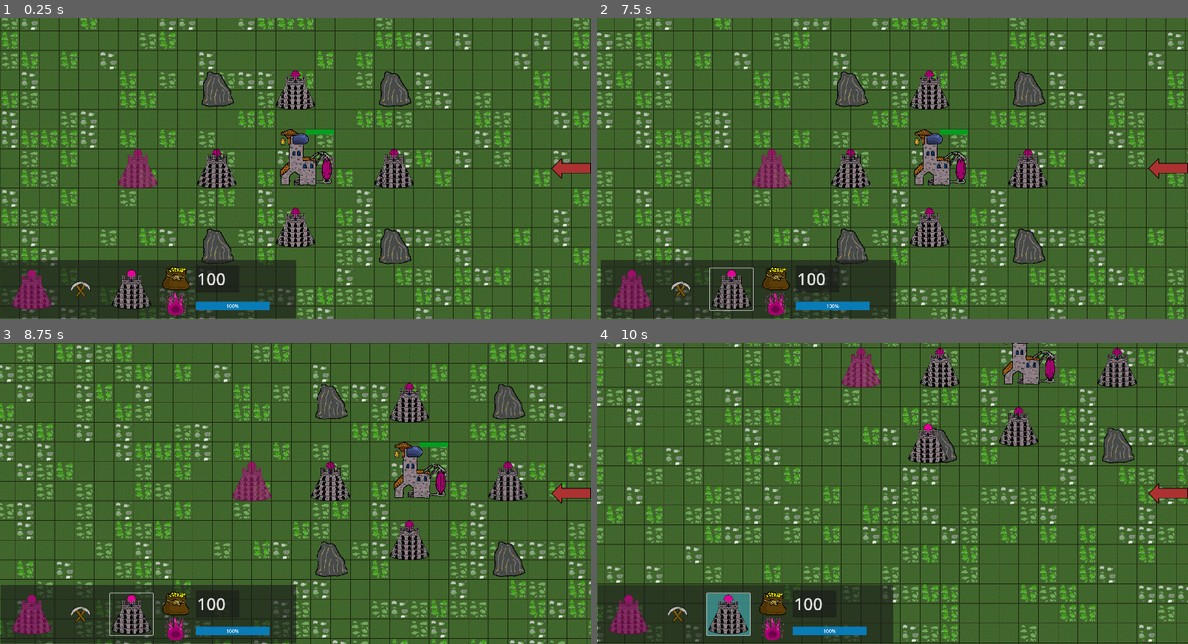
Above: before the commit, frames 1-4 (two rows, left to right).
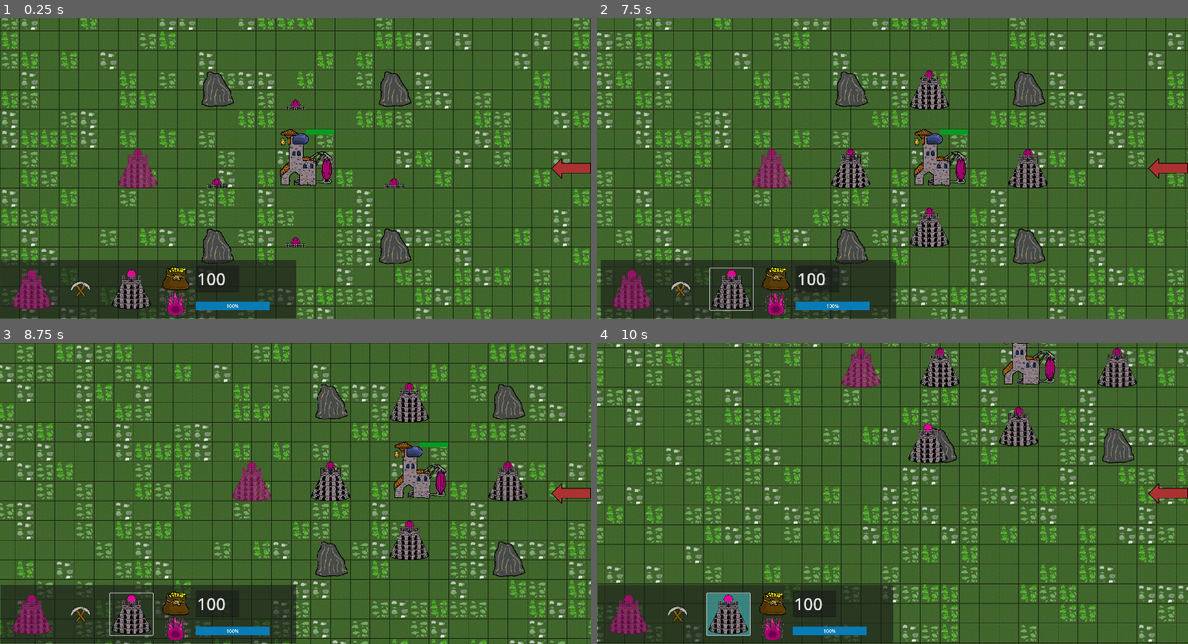
Above: after the commit, the same moments.

Repository: jaroslav2324/ludum_dare_54
Game: Godot game, scene res://scenes/main_scene.tscn
The game is run twice, just before and just after one commit, with the same random seed, the same clock (stepped at 60 frames per second) and the same inputs. Sound files missing from this copy of the repository are replaced by a short silence.
Inputs (mouse positions are in pixels of both pictures, inside the frame that each line leads up to):
- Up to frame 1 (0.25 s): no input
- Up to frame 2 (7.5 s): click (626, 288) at 0.5 s; click (679, 288) at 1.25 s; click (727, 288) at 2 s; click (626, 288) at 2.75 s; click (679, 288) at 3.5 s; click (727, 288) at 4.25 s; click (626, 288) at 5 s; click (679, 288) at 5.75 s; click (727, 288) at 6.5 s; tap Enter at 7.25 s; move the mouse to (992, 246) at 7.27 s; hold A (a) from 7.28 s (still down)
- Up to frame 3 (8.75 s): tap D (d) at 7.55, 8.1 s; move the mouse to (508, 415) at 8.02 s; release A (a) at 8.03 s; tap S (s) at 8.3 s
- Up to frame 4 (10 s): tap Space at 8.75 s; move the mouse to (927, 403) at 8.77 s; hold S (s) 8.78-9.53 s; tap W (w) at 9.05, 9.6 s; move the mouse to (927, 442) at 9.52 s; tap A (a) at 9.8 s

The runs differ from the first frame. In frame 1, 2.1% of the frame differs, in the area x 33-70%, y 17-77%; in frame 2, less than 0.1%; in frame 3, less than 0.1%; in frame 4, less than 0.1%.

Commit message:
spawn dont okey

Diff:
--- a/scenes/tower.gd
+++ b/scenes/tower.gd
@@ -19,6 +19,7 @@
 	# print("rad scale ", radius_scale)
 	$radius/radiusSprite.apply_scale(radius_scale)
 	$radius/radiusCollisionShape.apply_scale(radius_scale)
+	$AnimatedSprite2D.play("spawn")
 	pass # Replace with function body.
 
 
--- a/scenes/tower.tscn
+++ b/scenes/tower.tscn
@@ -1,9 +1,10 @@
-[gd_scene load_steps=13 format=3 uid="uid://08savjyv0y8v"]
+[gd_scene load_steps=23 format=3 uid="uid://08savjyv0y8v"]
 
 [ext_resource type="Script" path="res://scenes/tower.gd" id="1_pwjn1"]
 [ext_resource type="Texture2D" uid="uid://p06ef7ug321k" path="res://textures/tower/towerIdle-Sheet.png" id="1_u6cj4"]
 [ext_resource type="Texture2D" uid="uid://c68hj7010dq6g" path="res://textures/tower/towerFire.png" id="2_le3lc"]
 [ext_resource type="Texture2D" uid="uid://fxaqakqum3p0" path="res://textures/attackRad.png" id="4_1lwpg"]
+[ext_resource type="Texture2D" uid="uid://cfacgm4gv120t" path="res://textures/tower/TowerSpawn-Sheet.png" id="4_rdo21"]
 [ext_resource type="AudioStream" uid="uid://dpv43wi61qctt" path="res://sounds/tower_attack.wav" id="5_fmfy6"]
 
 [sub_resource type="AtlasTexture" id="AtlasTexture_v6fba"]
@@ -21,6 +22,42 @@
 [sub_resource type="AtlasTexture" id="AtlasTexture_87rqo"]
 atlas = ExtResource("2_le3lc")
 region = Rect2(0, 0, 128, 128)
+
+[sub_resource type="AtlasTexture" id="AtlasTexture_ukxyt"]
+atlas = ExtResource("4_rdo21")
+region = Rect2(0, 0, 128, 128)
+
+[sub_resource type="AtlasTexture" id="AtlasTexture_2b662"]
+atlas = ExtResource("4_rdo21")
+region = Rect2(128, 0, 128, 128)
+
+[sub_resource type="AtlasTexture" id="AtlasTexture_epgi8"]
+atlas = ExtResource("4_rdo21")
+region = Rect2(256, 0, 128, 128)
+
+[sub_resource type="AtlasTexture" id="AtlasTexture_iq025"]
+atlas = ExtResource("4_rdo21")
+region = Rect2(384, 0, 128, 128)
+
+[sub_resource type="AtlasTexture" id="AtlasTexture_tvnt4"]
+atlas = ExtResource("4_rdo21")
+region = Rect2(512, 0, 128, 128)
+
+[sub_resource type="AtlasTexture" id="AtlasTexture_xhsut"]
+atlas = ExtResource("4_rdo21")
+region = Rect2(640, 0, 128, 128)
+
+[sub_resource type="AtlasTexture" id="AtlasTexture_xye72"]
+atlas = ExtResource("4_rdo21")
+region = Rect2(768, 0, 128, 128)
+
+[sub_resource type="AtlasTexture" id="AtlasTexture_tuet1"]
+atlas = ExtResource("4_rdo21")
+region = Rect2(896, 0, 128, 128)
+
+[sub_resource type="AtlasTexture" id="AtlasTexture_jjjxh"]
+atlas = ExtResource("4_rdo21")
+region = Rect2(1024, 0, 128, 128)
 
 [sub_resource type="SpriteFrames" id="SpriteFrames_v2m48"]
 animations = [{
@@ -45,6 +82,38 @@
 "loop": false,
 "name": &"fire",
 "speed": 5.0
+}, {
+"frames": [{
+"duration": 1.0,
+"texture": SubResource("AtlasTexture_ukxyt")
+}, {
+"duration": 1.0,
+"texture": SubResource("AtlasTexture_2b662")
+}, {
+"duration": 1.0,
+"texture": SubResource("AtlasTexture_epgi8")
+}, {
+"duration": 1.0,
+"texture": SubResource("AtlasTexture_iq025")
+}, {
+"duration": 1.0,
+"texture": SubResource("AtlasTexture_tvnt4")
+}, {
+"duration": 1.0,
+"texture": SubResource("AtlasTexture_xhsut")
+}, {
+"duration": 1.0,
+"texture": SubResource("AtlasTexture_xye72")
+}, {
+"duration": 1.0,
+"texture": SubResource("AtlasTexture_tuet1")
+}, {
+"duration": 1.0,
+"texture": SubResource("AtlasTexture_jjjxh")
+}],
+"loop": false,
+"name": &"spawn",
+"speed": 10.0
 }]
 
 [sub_resource type="RectangleShape2D" id="RectangleShape2D_fuqtg"]
@@ -60,7 +129,10 @@
 
 [node name="AnimatedSprite2D" type="AnimatedSprite2D" parent="."]
 sprite_frames = SubResource("SpriteFrames_v2m48")
+animation = &"spawn"
 autoplay = "default"
+frame = 8
+frame_progress = 1.0
 
 [node name="CollisionShape2D" type="CollisionShape2D" parent="."]
 shape = SubResource("RectangleShape2D_fuqtg")
@@ -81,6 +153,10 @@
 [node name="attackPlayer" type="AudioStreamPlayer2D" parent="."]
 stream = ExtResource("5_fmfy6")
 
+[node name="spawnTimer" type="Timer" parent="."]
+
+[node name="deadTimer" type="Timer" parent="."]
+
 [connection signal="mouse_entered" from="." to="." method="_on_mouse_entered"]
 [connection signal="mouse_exited" from="." to="." method="_on_mouse_exited"]
 [connection signal="body_entered" from="radius" to="." method="_on_radius_body_entered"]
Binary file added: textures/tower/TowerSpawn-Sheet.png
Not shown, added: textures/tower/TowerSpawn-Sheet.png.import
